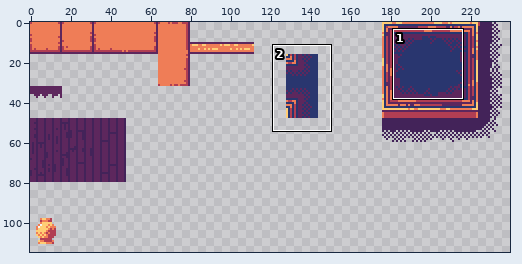
Pixel-art file: res/atlas/world.aseprite. Above: a wide view before the commit, with the close-up outlined.
Close-up. As it was:
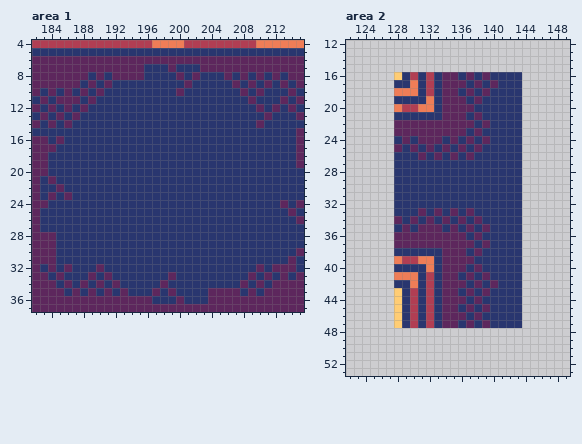
256x256 pixels, 1 frame. Shown: area 1: x 182..215, y 4..37; area 2: x 122..149, y 12..53. The wide view leaves out empty margins.
The same view after the edit:
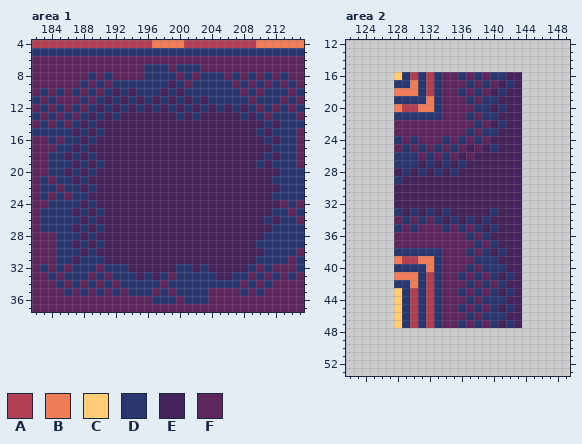
Palette (. is transparent): A #b13e53  B #ef7d57  C #ffcd75  D #29366f  E #432359  F #5d275d
Changes in this commit:
Area 1:
The author changed colour D to colour E in row 9 at x 199; in row 10 at x 192, 194 and 198; in row 11 at x 191, 193, 195, 197, 199, 201 and 203; in row 12 at x 190, 192, 194, 196, 198, 200, 202, 204, 206 and 208; in row 13 at x 189, 191, 193 to 199, 201, 203 to 207 and 209; in row 14 at x 188, 190 to 209 and 212.
The author changed colour D to colour E in row 15 at x 187, 189, 191 to 209 and 211; in row 16 at x 188, 190 to 210 and 212; in row 17 at x 187 and 189 to 211; in row 18 at x 186, 188, 190 to 210 and 212; in row 19 at x 187, 189, 191 to 209 and 211; in row 20 at x 186, 188 and 190 to 212.
The author changed colour D to colour E in row 21 at x 187 and 189 to 211; in row 22 at x 188 and 190 to 212; in row 23 at x 189 to 211; in row 24 at x 188 and 190 to 212; in row 25 at x 187, 189 and 191 to 211; in row 26 at x 188, 190 to 210 and 212.
The author changed colour D to colour E in row 27 at x 187, 189 and 191 to 211; in row 28 at x 188 and 190 to 210; in row 29 at x 187, 189 and 191 to 209; in row 30 at x 188 and 190 to 210; in row 31 at x 187 and 191 to 209; in row 32 at x 194 to 199, 202 and 204 to 208.
The author changed colour D to colour E in row 33 at x 195, 197 and 205 to 206.
The author changed colour F to colour E in row 10 at x 200; in row 14 at x 210.
Area 2:
The author changed colour D to colour E in row 16 at x 142 to 143; in row 17 at x 141 and 143; in row 18 at x 140 and 142 to 143; in row 19 at x 141 to 143; in row 20 at x 140 and 142 to 143; in row 21 at x 141 to 143.
The author changed colour D to colour E in row 22 at x 140 and 142 to 143; in row 23 at x 141 to 143; in row 24 at x 140 to 143; in row 25 at x 137, 139 and 141 to 143; in row 26 at x 136 and 138 to 143; in row 27 at x 131, 133, 135 and 137 to 143.
The author changed colour D to colour E in row 28 at x 128, 130, 132, 134 and 136 to 143; in row 29 at x 129 to 143; in rows 30 to 32 at x 128 to 143; in row 33 at x 129, 136, 138 to 139 and 141 to 143; in row 34 at x 140 to 143; in row 35 at x 141 to 143.
The author changed colour D to colour E in row 36 at x 140 to 143; in row 37 at x 141 to 143; in row 38 at x 140 and 142 to 143; in row 39 at x 141 to 143; in row 40 at x 142 to 143; in row 41 at x 141 and 143.
The author changed colour D to colour E in row 42 at x 142 to 143; in row 43 at x 141 and 143; in row 44 at x 142 to 143; in row 45 at x 141 and 143; in row 46 at x 142 to 143; in row 47 at x 141 and 143.
The author changed colour F to colour E in row 33 at x 131, 133, 135 and 137; in row 34 at x 134, 136 and 138; in row 35 at x 139.
